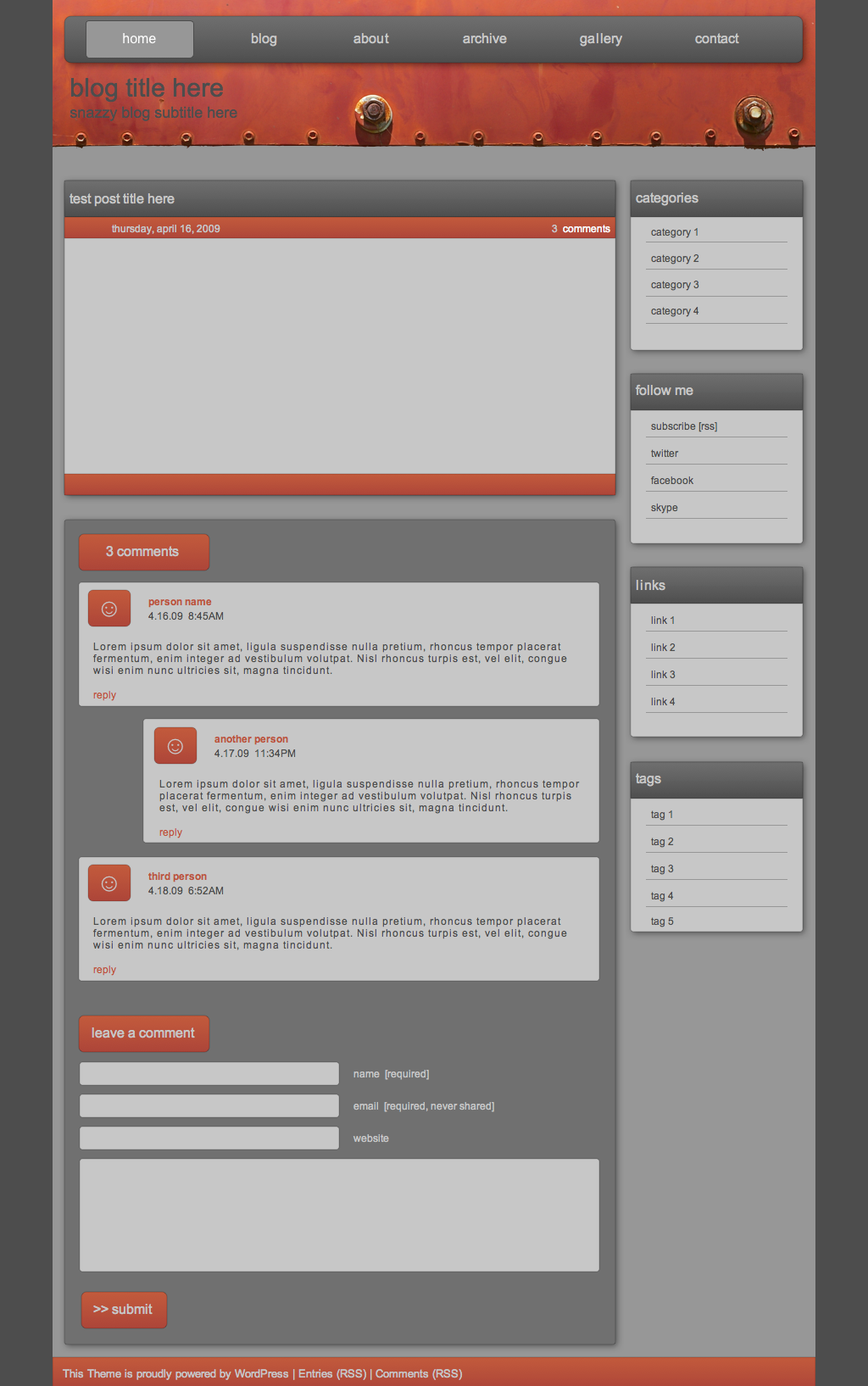
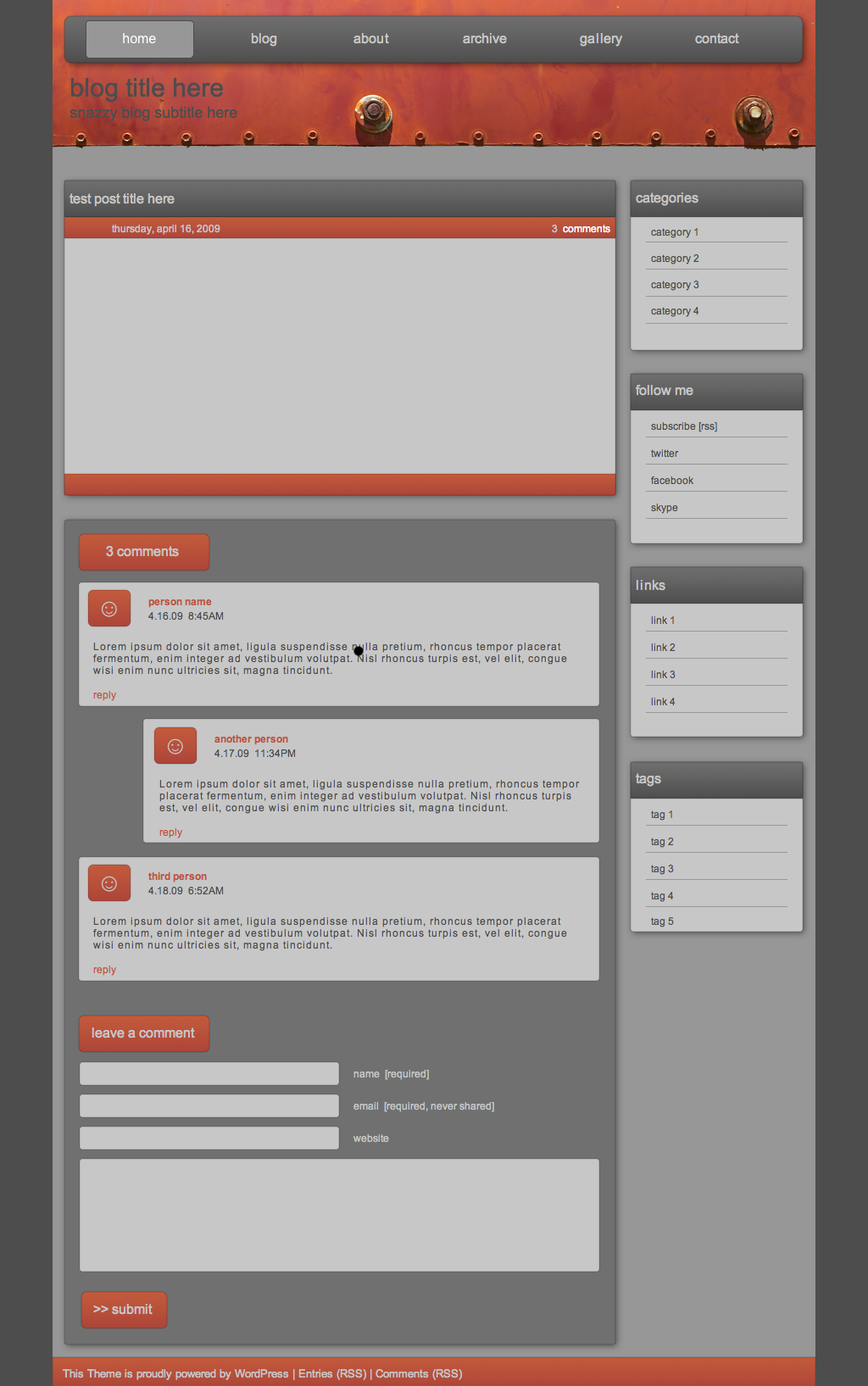
Revision of a layered (868, 1386) image; what changed, layer by layer:
painted on "Background" over (x1=353, y1=646, x2=364, y2=657)
